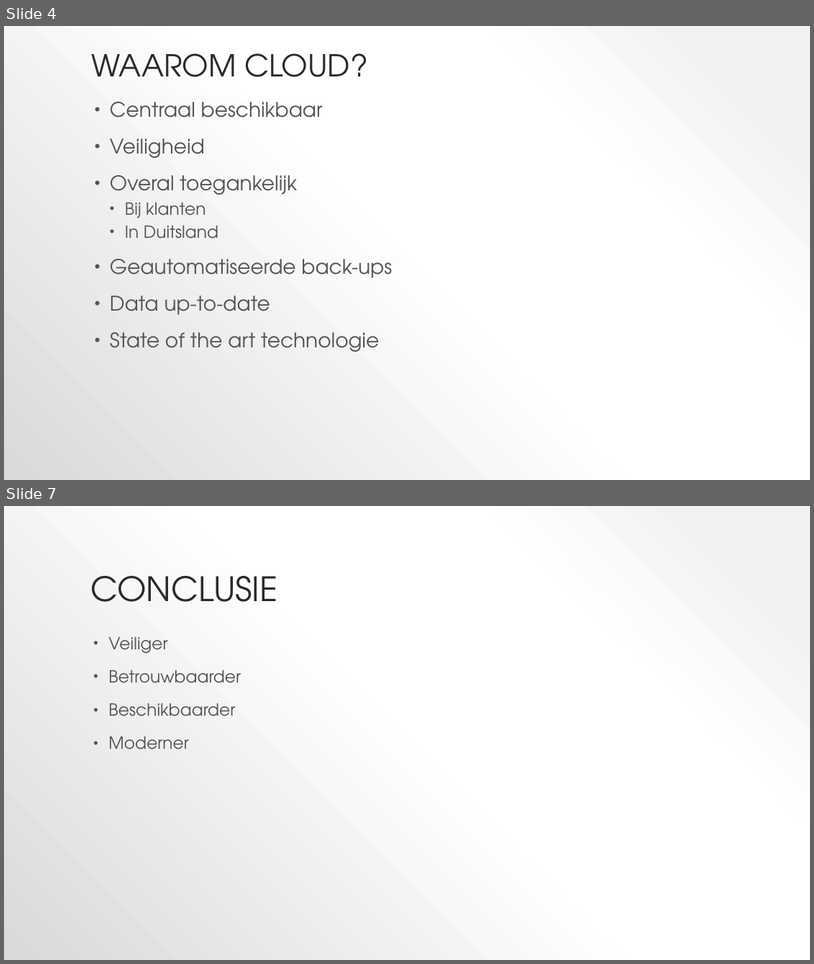
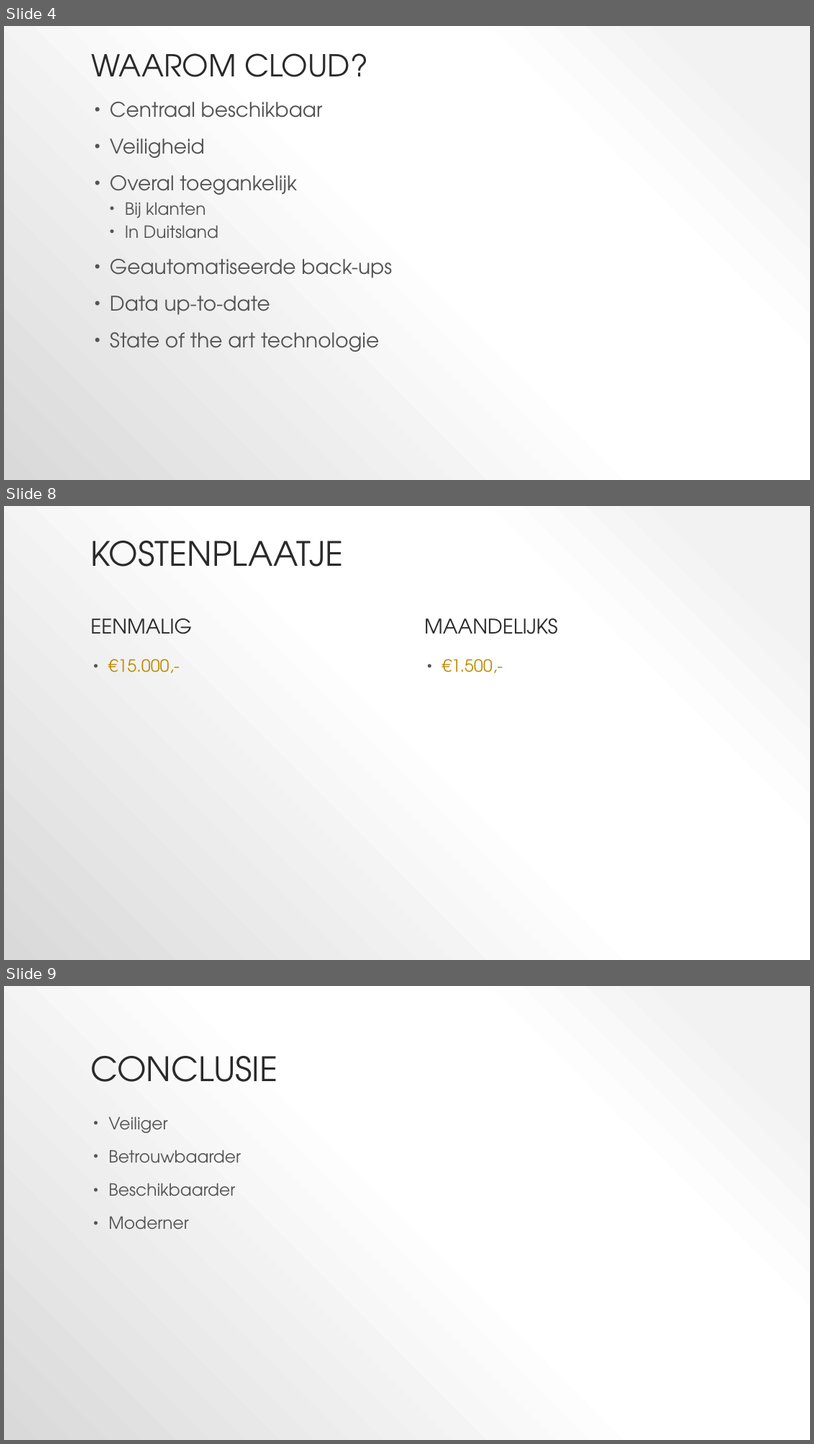
Before and after one commit to QuestCode/thema-2.1-slm, a slide deck: Leertaken/SLM2/Cloud service presentatie.pptx. Shown one above the other, each under a label of ours: slides 4 and 7 before the commit, slides 4, 8 and 9 after it; the slides between them are not shown. The pictures are 814x964 and 814x1444 pixels, drawn with LibreOffice and Linux fonts; fonts in the diff are those of the drawing. Boxes give left, top, right and bottom in pixels: in the first picture for what was removed or moved away, otherwise in the second. Text is boxed around its words. In the diff, an @@ line names an element or a change of style, - is before the commit and + after.

```diff
--- a/Leertaken/SLM2/Cloud service presentatie.pptx
+++ b/Leertaken/SLM2/Cloud service presentatie.pptx
@@ slide 8 added at bbox=[4, 506, 810, 960], background gradient #F2F2F2 to #FFFFFF to #D9D9D9 @@
@@ title added at bbox=[90, 541, 343, 566], 40 pt, text #2A2A2A @@
+KOSTENPLAATJE
@@ text added at bbox=[90, 618, 192, 634], 24 pt, text #2A2A2A @@
+EENMALIG
@@ text added at bbox=[424, 618, 558, 634], 24 pt, text #2A2A2A @@
+MAANDELIJKS
@@ text added at bbox=[108, 659, 179, 673], 20 pt, text #BB8B00 @@
+• €15.000,-
@@ text added at bbox=[442, 659, 503, 673], 20 pt, text #BB8B00 @@
+• €1.500,-
@@ what was slide 7 is now slide 9 @@
```
Also in this commit, not shown: 4 slides changed, 1 other slide added.
